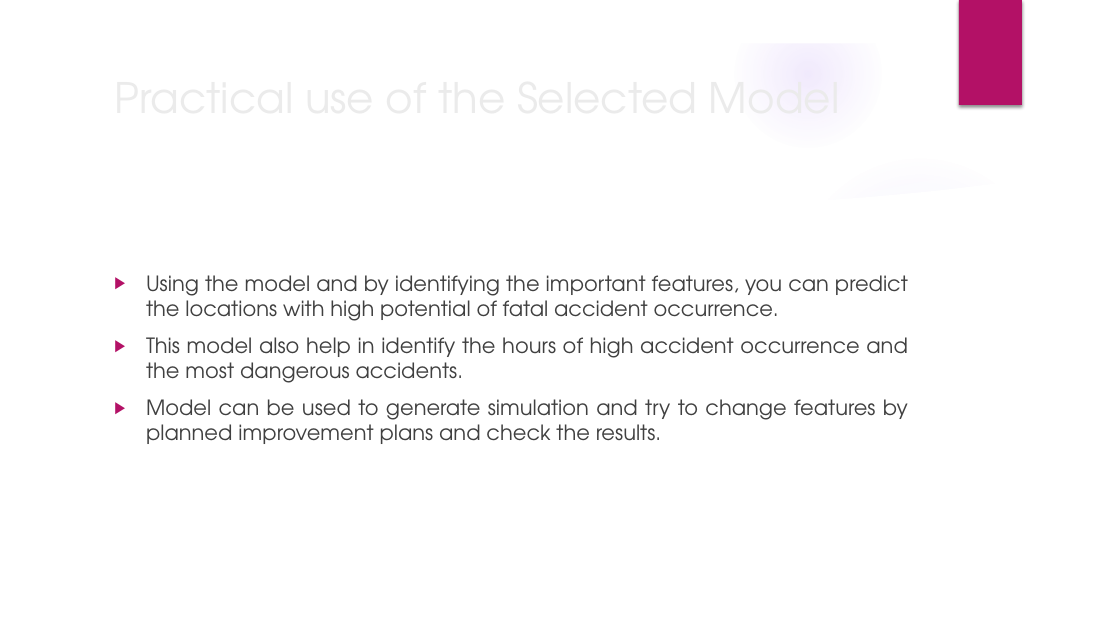
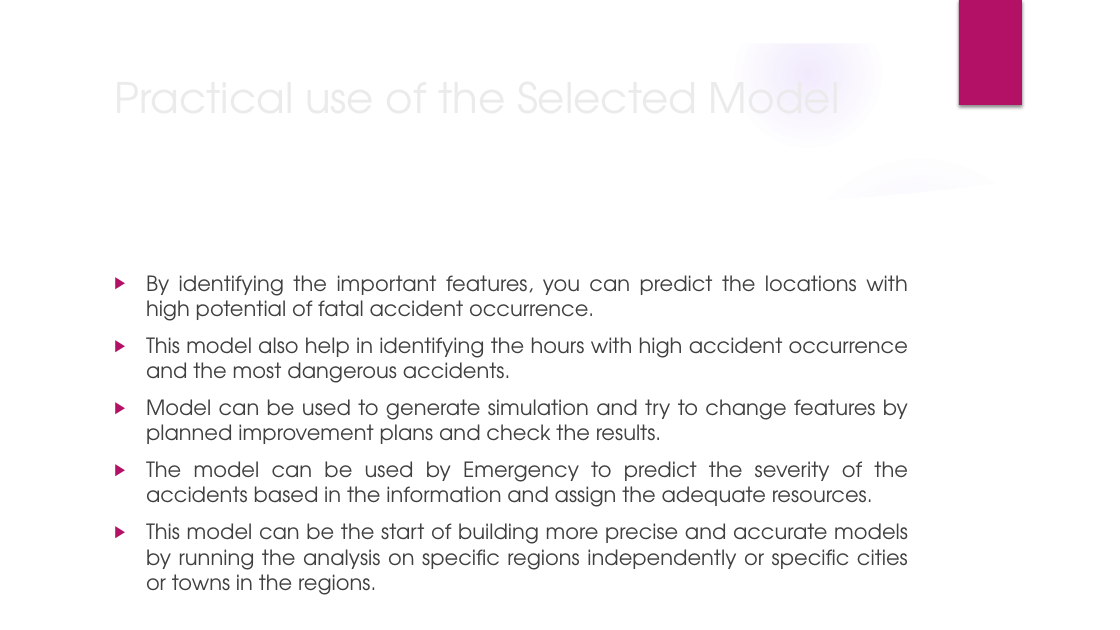
Before and after one commit to romer1979/Fatal-Accidents-in-UK-, a slide deck: slide 32 of Fatal Accidents in UK.pptx. Drawn at 1120x630 pixels with LibreOffice and Linux fonts; fonts in the diff are those of the drawing; background and template pictures are left out. Boxes give left, top, right and bottom in pixels: in the first picture for what was removed or moved away, otherwise in the second. Text is boxed around its words. In the diff, an @@ line names an element or a change of style, - is before the commit and + after.

```diff
--- a/Fatal Accidents in UK.pptx
+++ b/Fatal Accidents in UK.pptx
@@ text at (146, 275, 908, 383): text changed @@
-▶ Using the model and by identifying the important features, you can predict the locations with high potential of fatal accident occurrence.
-▶ This model also help in identify the hours of high accident occurrence and the most dangerous accidents.
+▶ By identifying the important features, you can predict the locations with high potential of fatal accident occurrence.
+▶ This model also help in identifying the hours with high accident occurrence and the most dangerous accidents.
@@ text at (146, 461, 908, 595): paragraphs added @@
+▶ The model can be used by Emergency to predict the severity of the accidents based in the information and assign the adequate resources.
+▶ This model can be the start of building more precise and accurate models by running the analysis on specific regions independently or specific cities or towns in the regions.
```
Also in this commit, not shown: 1 other slide changed.
